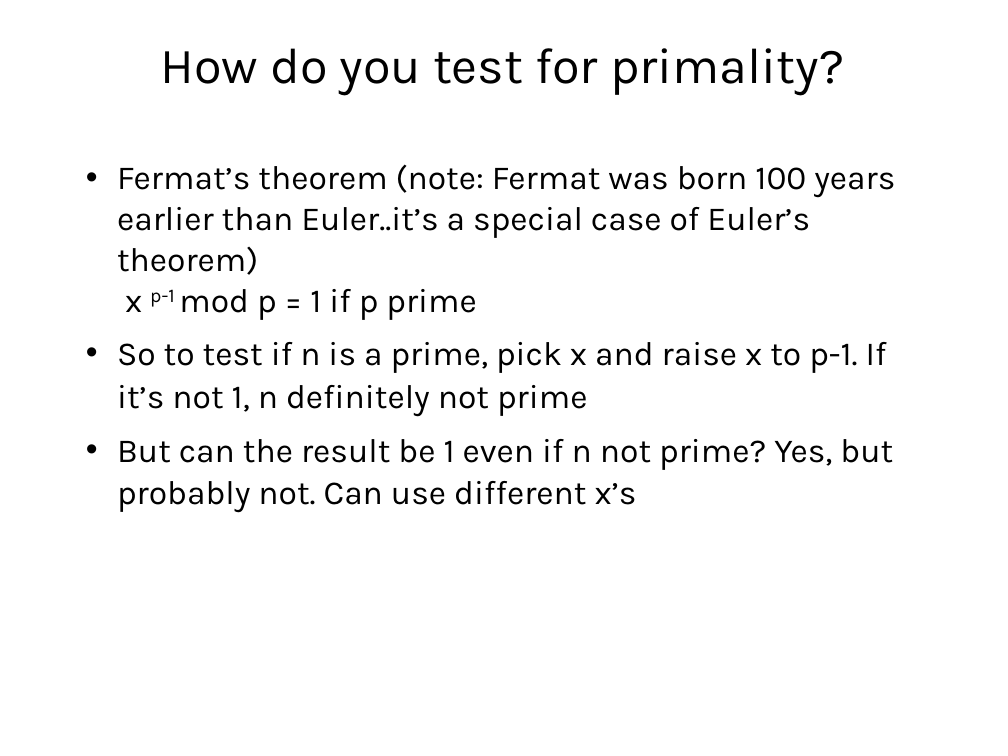
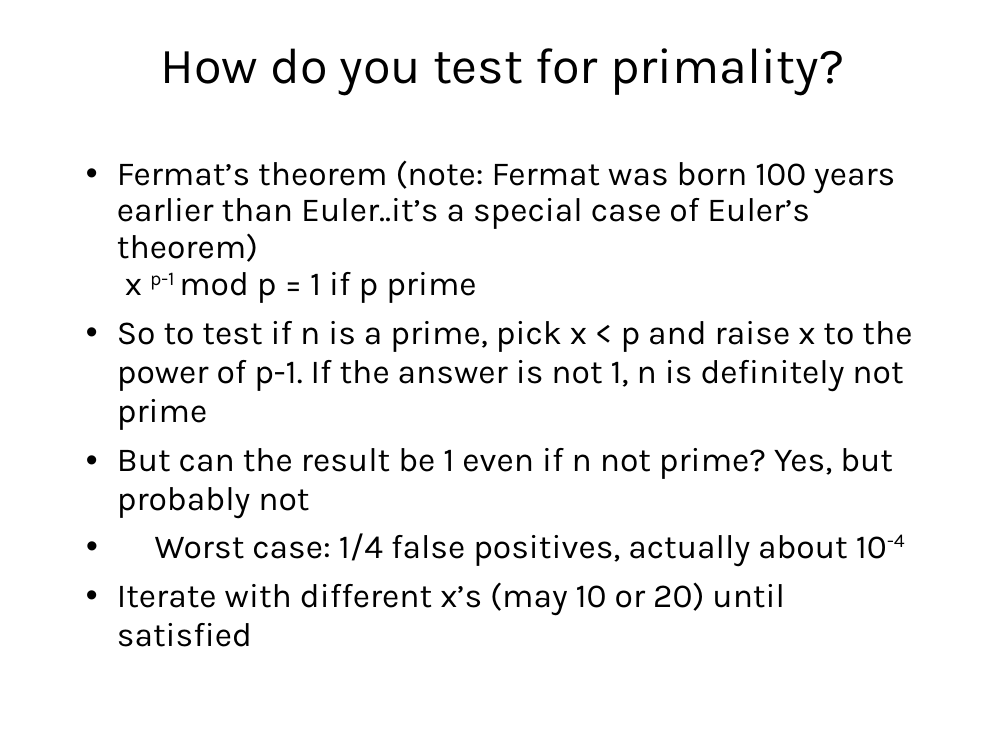
Before and after one commit to sftcd/cs7053, a slide deck: slide 119 of 2016lectures/03-crypto.ppt (slide 116 before the commit). Drawn at 1008x756 pixels with LibreOffice and Linux fonts; fonts in the diff are those of the drawing. Boxes give left, top, right and bottom in pixels: in the first picture for what was removed or moved away, otherwise in the second. Text is boxed around its words. In the diff, an @@ line names an element or a change of style, - is before the commit and + after.

```diff
--- a/2016lectures/03-crypto.ppt
+++ b/2016lectures/03-crypto.ppt
@@ text at box(117, 160, 895, 303): line spacing 1.01 to 0.91 @@
@@ text at box(117, 321, 912, 647): text changed @@
-• So to test if n is a prime, pick x and raise x to p-1. If it’s not 1, n definitely not prime
-• But can the result be 1 even if n not prime? Yes, but probably not. Can use different x’s
+• So to test if n is a prime, pick x < p and raise x to the power of p-1. If the answer is not 1, n is definitely not prime
+• But can the result be 1 even if n not prime? Yes, but probably not
+• Worst case: 1/4 false positives, actually about 10-4
+• Iterate with different x’s (may 10 or 20) until satisfied
```
Also in this commit, not shown: 81 other slides changed, 3 slides added, 1 other file.
